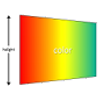
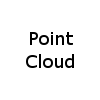
Layered file, before and after one edit (100 x 100). Changes by layer:
renamed "Default ...#2" to "Point ...", showed it, painted on it over (x1=20, y1=32, x2=83, y2=70)
hid "Zwischenablage" over (x1=2, y1=14, x2=98, y2=86)
